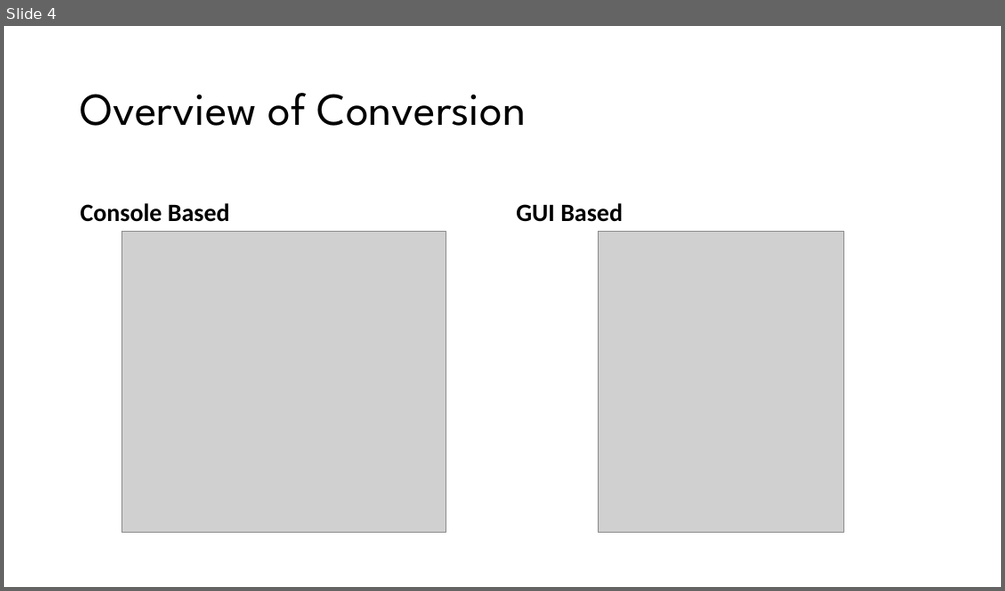
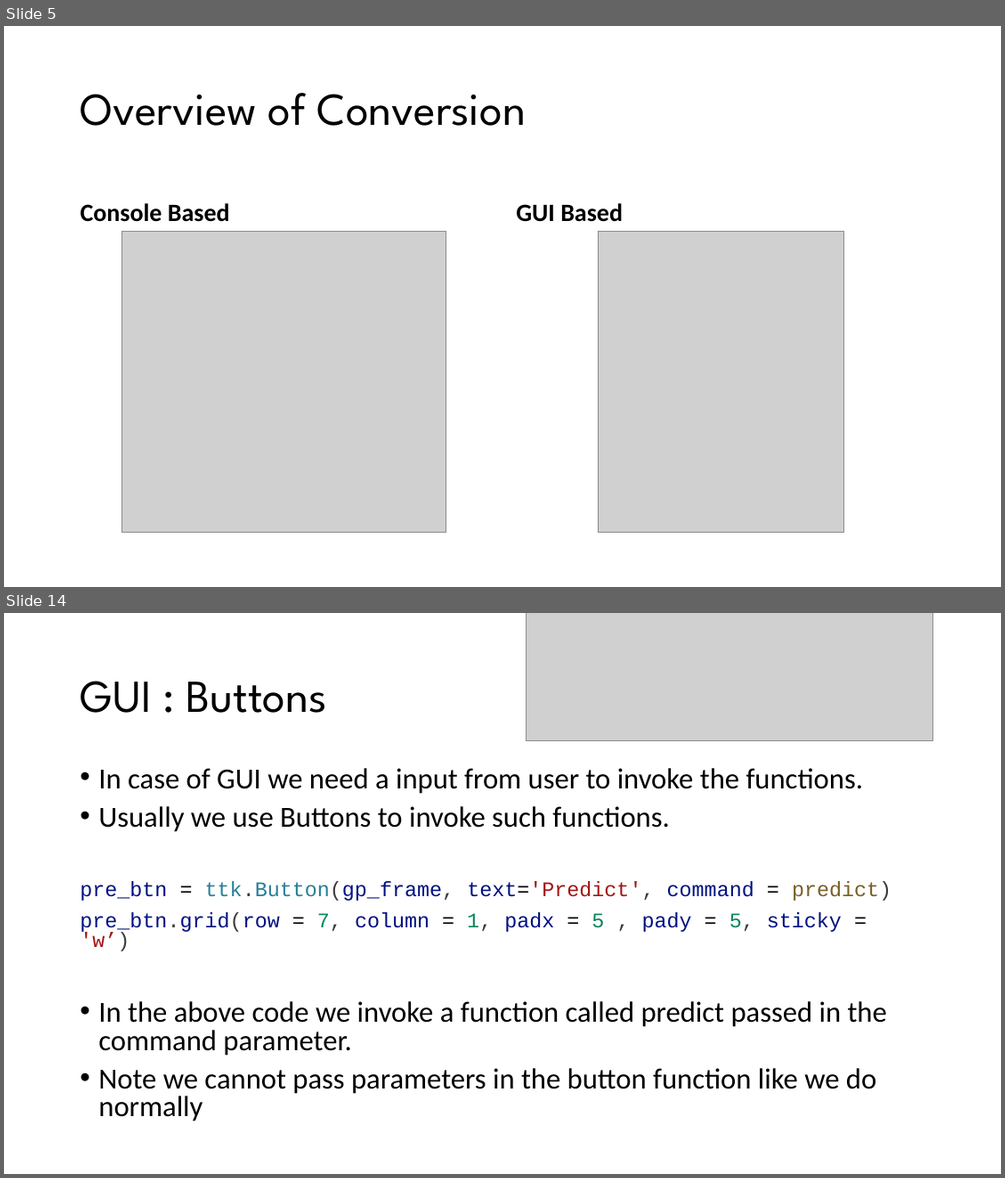
Before and after one commit to RKS200/Grade-Predictor, a slide deck: presentation.pptx. Shown one above the other, each under a label of ours: slide 4 before the commit, slides 5 and 14 after it; the slides between them are not shown. The pictures are 1005x591 and 1005x1178 pixels, drawn with LibreOffice and Linux fonts; fonts in the diff are those of the drawing; grey boxes stand for pictures. Boxes give left, top, right and bottom in pixels: in the first picture for what was removed or moved away, otherwise in the second. Text is boxed around its words. In the diff, an @@ line names an element or a change of style, - is before the commit and + after.

```diff
--- a/presentation.pptx
+++ b/presentation.pptx
@@ slide 14 added at box(4, 613, 1001, 1174), background #FFFFFF @@
@@ picture added at box(526, 613, 933, 741) @@
@@ title added at box(80, 681, 326, 713), 44 pt, text #000000 @@
+GUI : Buttons
@@ text added at box(80, 768, 891, 1121), 28 pt, text #000000 @@
+• In case of GUI we need a input from user to invoke the functions.
+• Usually we use Buttons to invoke such functions.
+pre_btn = ttk.Button(gp_frame, text='Predict', command = predict)
+pre_btn.grid(row = 7, column = 1, padx = 5 , pady = 5, sticky = 'w’)
+• In the above code we invoke a function called predict passed in the command parameter.
+• Note we cannot pass parameters in the button function like we do normally
@@ what was slide 4 is now slide 5 @@
```
Also in this commit, not shown: 23 other slides added, 1 slide removed.
